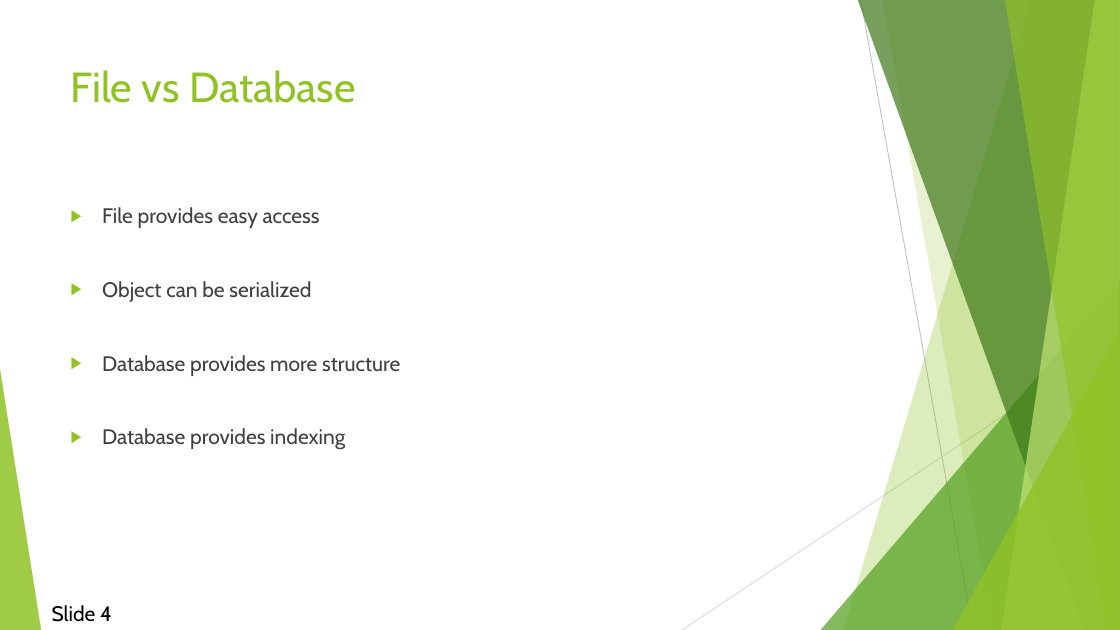
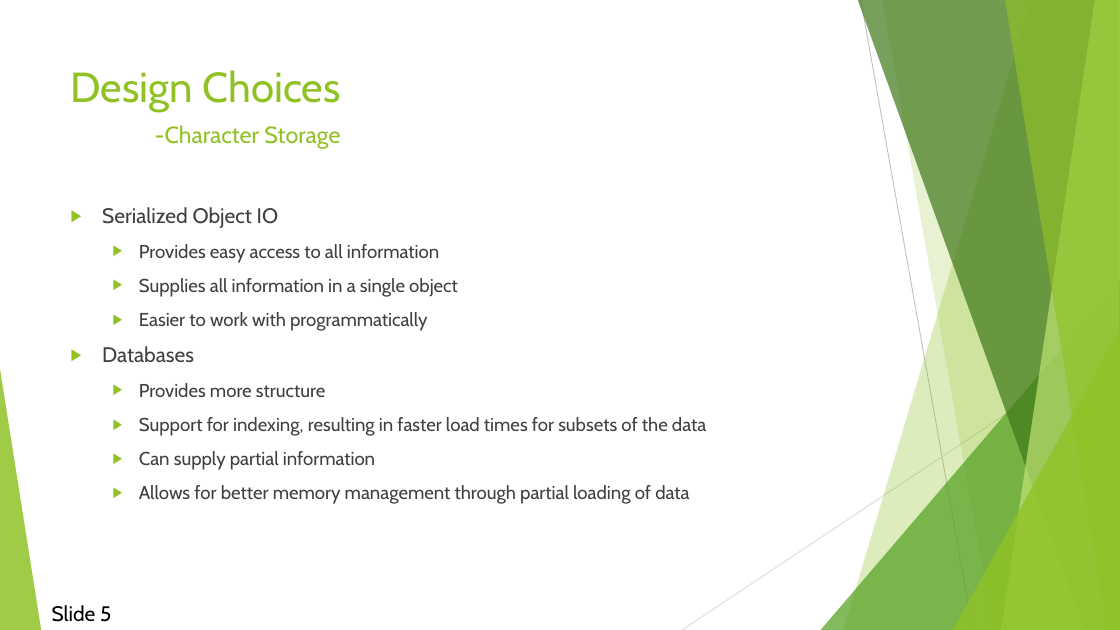
Before and after one commit to djcindric/Pathfinder-Player-Tool, a slide deck: slide 5 of Documentation/Demo 2.pptx (slide 4 before the commit). Drawn at 1120x630 pixels with LibreOffice and Linux fonts; fonts in the diff are those of the drawing. Boxes give left, top, right and bottom in pixels: in the first picture for what was removed or moved away, otherwise in the second. Text is boxed around its words. In the diff, an @@ line names an element or a change of style, - is before the commit and + after.

```diff
--- a/Documentation/Demo 2.pptx
+++ b/Documentation/Demo 2.pptx
@@ title at [71,70,340,149]: text changed; size 36 to 20 pt @@
-File vs Database
+Design Choices
+-Character Storage
@@ text at [102,207,706,504]: text changed; size 18 to 16 pt @@
-▶ File provides easy access
-▶ Object can be serialized
-▶ Database provides more structure
-▶ Database provides indexing
+▶ Serialized Object IO
+  ▶ Provides easy access to all information
+  ▶ Supplies all information in a single object
+  ▶ Easier to work with programmatically
+▶ Databases
+  ▶ Provides more structure
+  ▶ Support for indexing, resulting in faster load times for subsets of the data
+  ▶ Can supply partial information
+  ▶ Allows for better memory management through partial loading of data
@@ text at [52,605,111,622]: text changed @@
-Slide 4
+Slide 5
```
Also in this commit, not shown: 3 other slides changed, 5 slides added, 1 slide removed.
